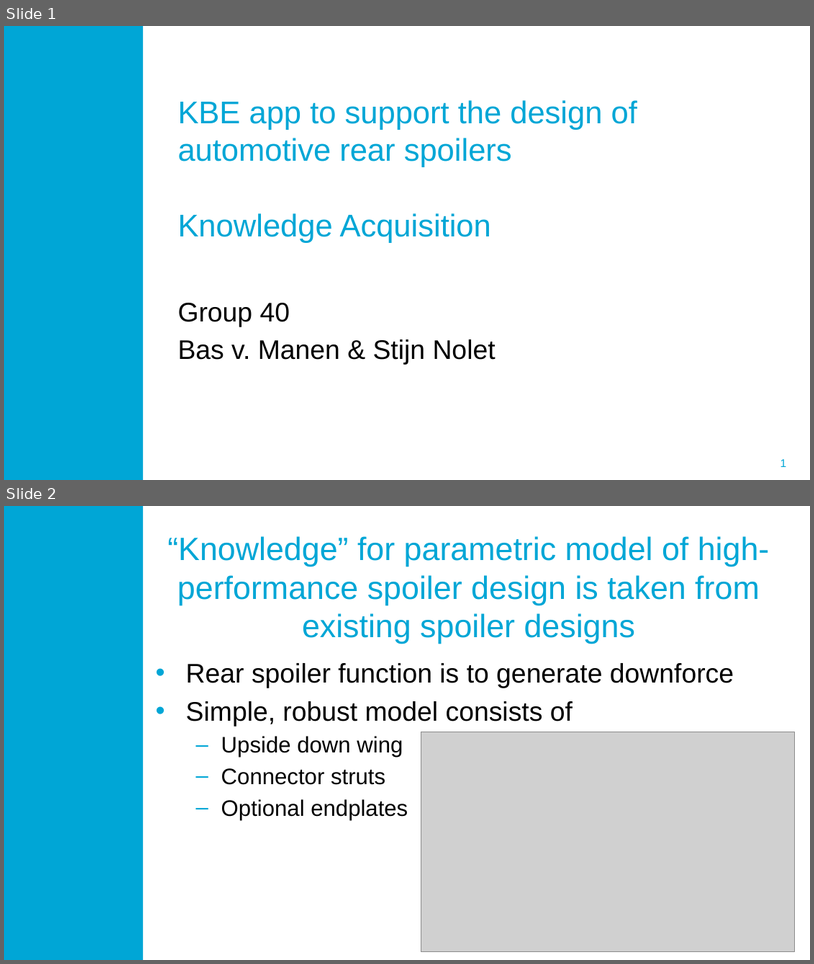
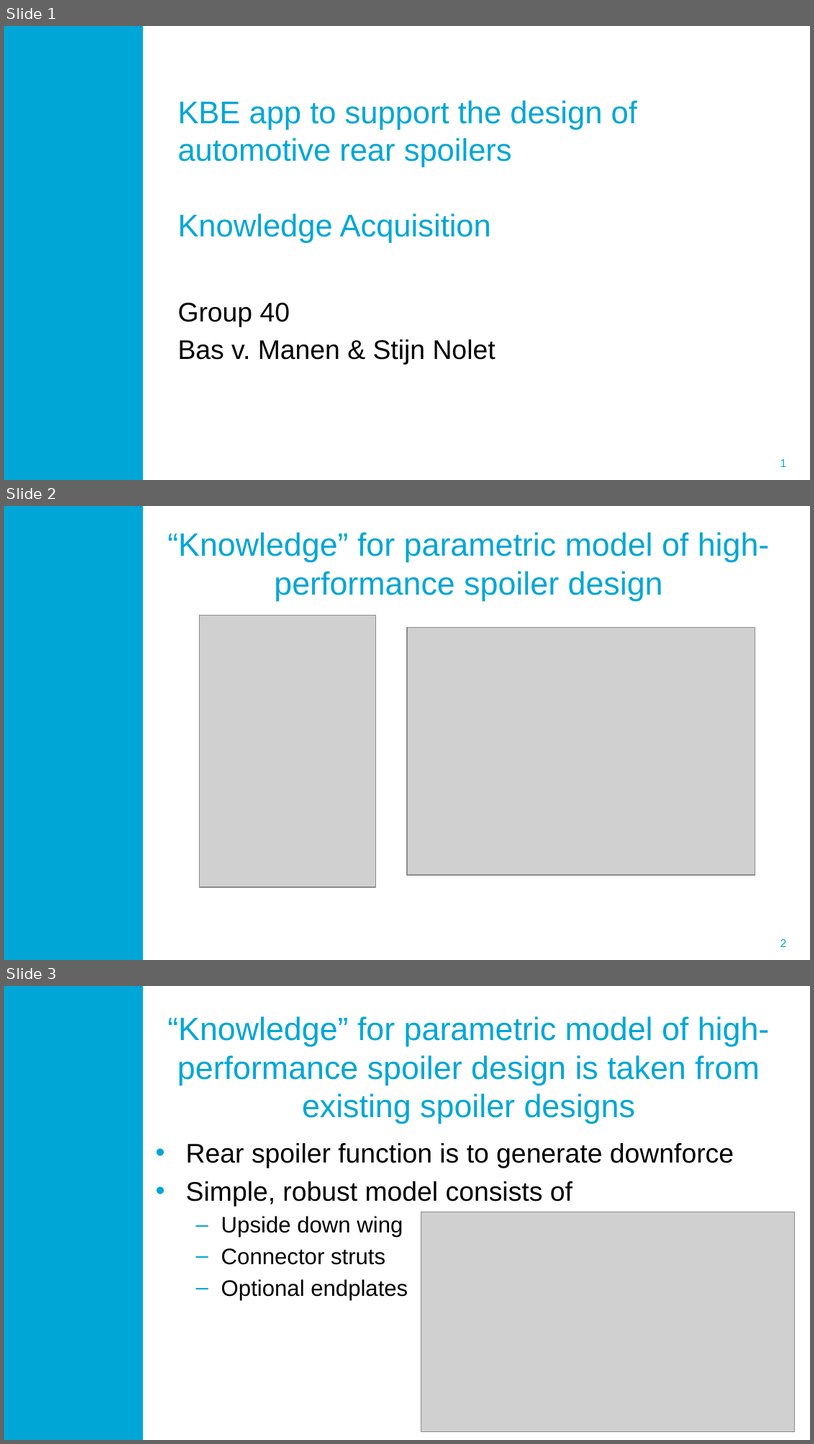
Before and after one commit to BasvManen/KBE_Assignment, a slide deck: Deliverables/Knowledge_acquisition_slides.pptx. Shown one above the other, each under a label of ours: slides 1 and 2 before the commit, slides 1, 2 and 3 after it. The pictures are 814x964 and 814x1444 pixels, drawn with LibreOffice and Linux fonts; fonts in the diff are those of the drawing; grey boxes stand for pictures; background and template pictures are left out. Boxes give left, top, right and bottom in pixels: in the first picture for what was removed or moved away, otherwise in the second. Text is boxed around its words. In the diff, an @@ line names an element or a change of style, - is before the commit and + after.

```diff
--- a/Deliverables/Knowledge_acquisition_slides.pptx
+++ b/Deliverables/Knowledge_acquisition_slides.pptx
@@ slide 2 added at <box>4,506,810,960</box>, background #FFFFFF; not listed: 2 template elements that a slide beside it also shows @@
@@ title added at <box>167,532,770,601</box>, 28.8 pt, text #00A6D6 @@
+“Knowledge” for parametric model of high-performance spoiler design
@@ picture added at <box>199,615,376,888</box> @@
@@ picture added at <box>407,628,756,875</box> @@
@@ what was slide 2 is now slide 3 @@
```
Also in this commit, not shown: 1 slide changed, 2 other files.
